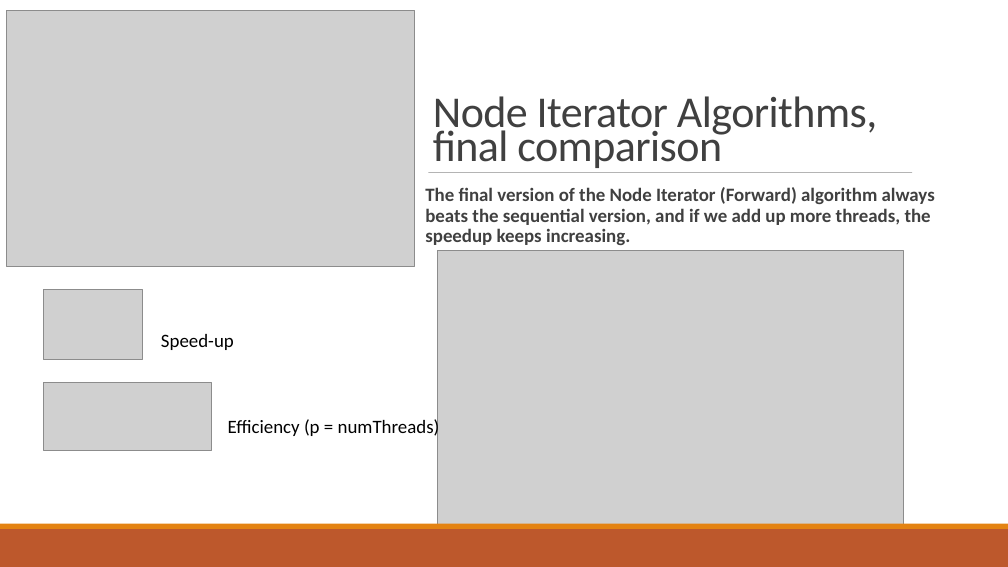
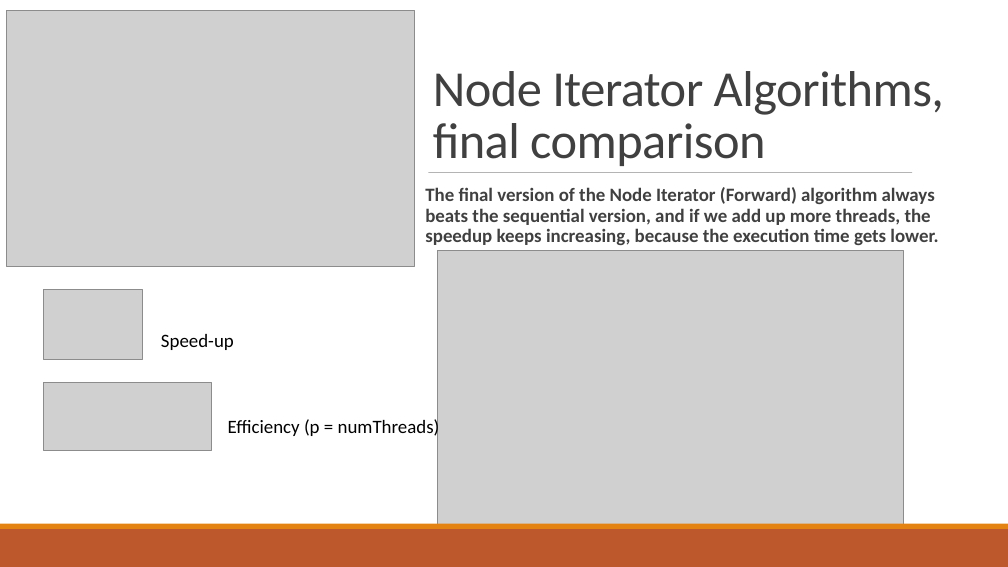
Before and after one commit to RiccardoRevalor/ParallelTriangleCounting, a slide deck: slide 7 of presentation.pptx. Drawn at 1008x567 pixels with LibreOffice and Linux fonts; fonts in the diff are those of the drawing; grey boxes stand for pictures. Boxes give left, top, right and bottom in pixels: in the first picture for what was removed or moved away, otherwise in the second. Text is boxed around its words. In the diff, an @@ line names an element or a change of style, - is before the commit and + after.

```diff
--- a/presentation.pptx
+++ b/presentation.pptx
@@ title "Node Iterator Algorithms, final comparison" at bbox=[433, 71, 944, 166]: size 41.9 to 48 pt; line spacing 0.65 to 0.85 @@
@@ text at bbox=[425, 187, 938, 245]: text changed @@
-The final version of the Node Iterator (Forward) algorithm always beats the sequential version, and if we add up more threads, the speedup keeps increasing.
+The final version of the Node Iterator (Forward) algorithm always beats the sequential version, and if we add up more threads, the speedup keeps increasing, because the execution time gets lower.
```
Also in this commit, not shown: 6 other slides changed.
